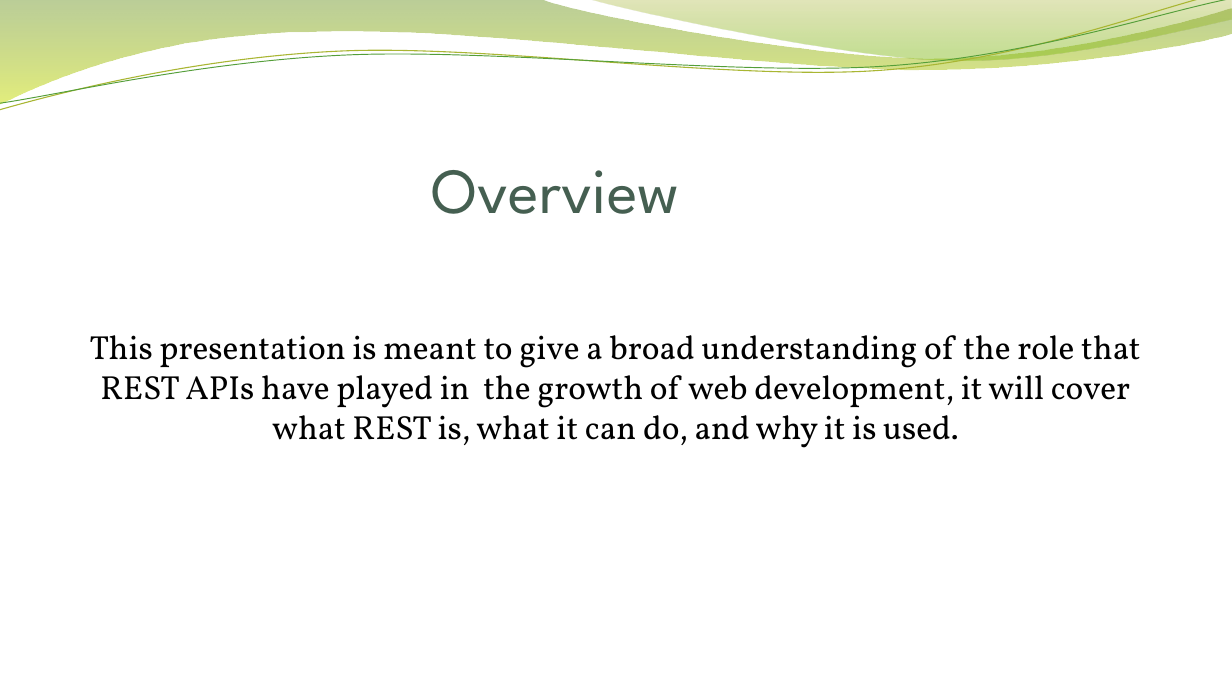
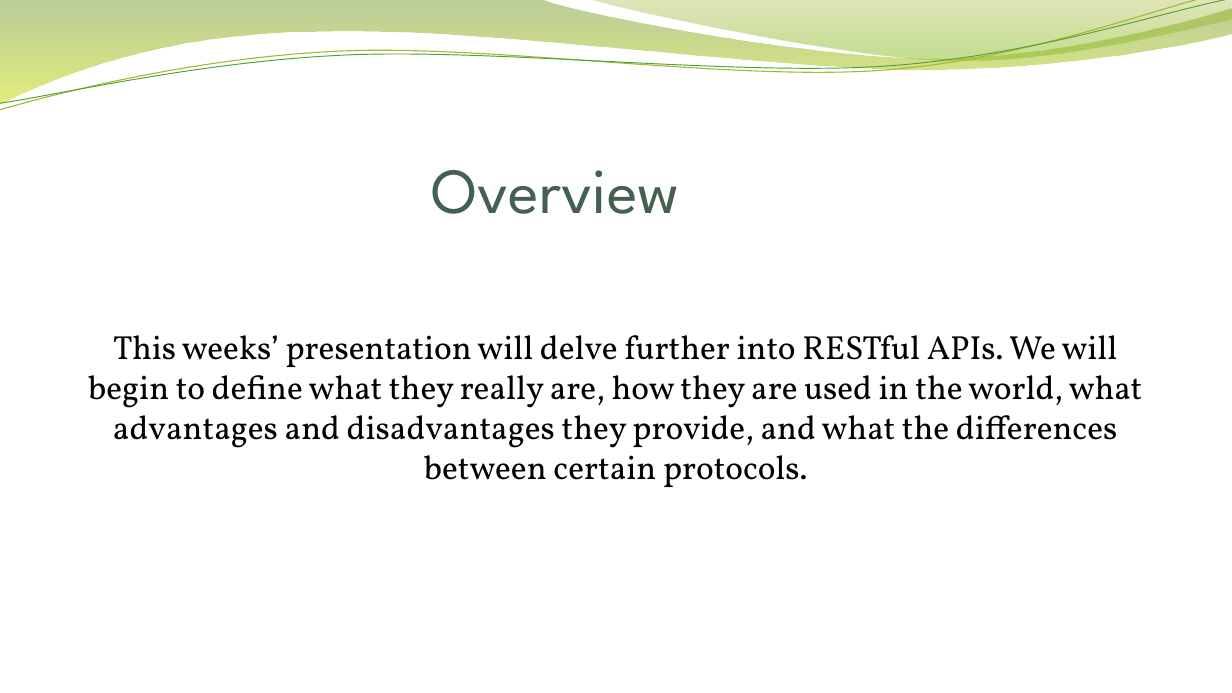
Before and after one commit to PrometheanDream/personal-portfolio, a slide deck: slide 3 of restful-api-presentations-simpson/assignment-1.3-simpson.pptx. Drawn at 1232x693 pixels with LibreOffice and Linux fonts; fonts in the diff are those of the drawing; background and template pictures are left out. Boxes give left, top, right and bottom in pixels: in the first picture for what was removed or moved away, otherwise in the second. Text is boxed around its words. In the diff, an @@ line names an element or a change of style, - is before the commit and + after.

```diff
--- a/restful-api-presentations-simpson/assignment-1.3-simpson.pptx
+++ b/restful-api-presentations-simpson/assignment-1.3-simpson.pptx
@@ text at [88, 335, 1143, 487]: text changed @@
-This presentation is meant to give a broad understanding of the role that REST APIs have played in the growth of web development, it will cover what REST is, what it can do, and why it is used.
+This weeks’ presentation will delve further into RESTful APIs. We will begin to define what they really are, how they are used in the world, what advantages and disadvantages they provide, and what the differences between certain protocols.
```
Also in this commit, not shown: 8 other slides changed.
